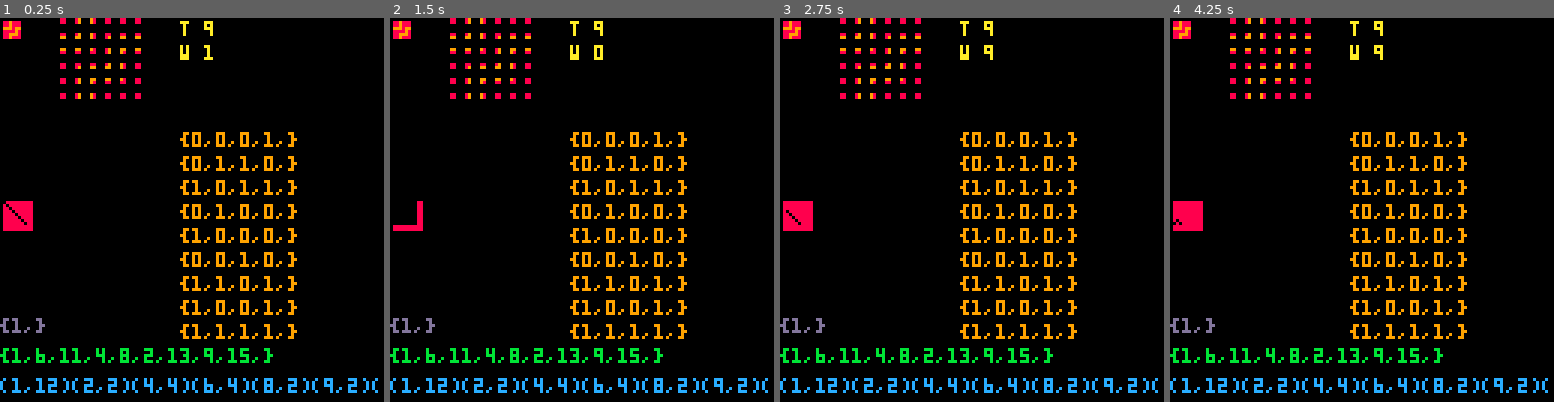
Above: before the commit, frames 1-4 (left to right).
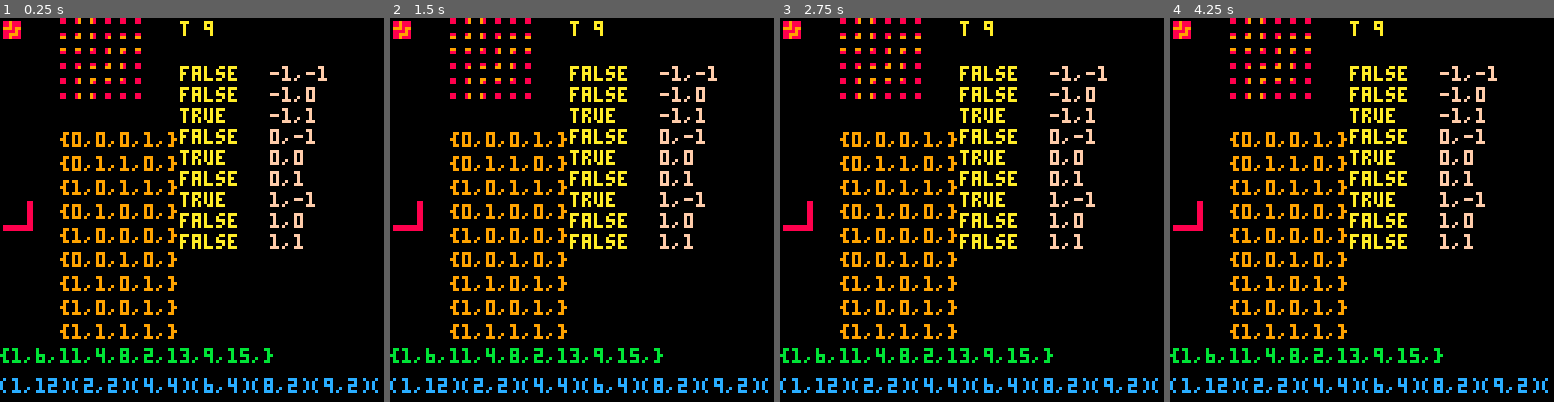
Above: after the commit, the same moments.

Repository: selfsame/carts
Game: PICO-8 cartridge wfc.p8
Two runs of this game, one before a commit and one after it. Both use one fixed random seed, a clock stepped at 60 frames per second and the inputs below.
Inputs:
- Up to frame 1 (0.25 s): no input
- Up to frame 2 (1.5 s): no input
- Up to frame 3 (2.75 s): no input
- Up to frame 4 (4.25 s): no input

The runs differ from the first frame. In frame 1, 11% of the frame differs, in the area x 0-86%, y 7-84%; in frame 2, 10%; in frame 3, 11%; in frame 4, 11%.

Commit message:
fixed agrees fn

Diff:
--- a/wfc.p8
+++ b/wfc.p8
@@ -178,14 +178,15 @@
     end
   end
 
-  local agrees = function(p1,p2,dx,dy)
+  agrees = function(p1,p2,dx,dy) -- this is bad
     local xmin = (dx < 0) and 0 or dx
     local xmax = (dx < 0) and (dx+n) or n
     local ymin = (dy < 0) and 0 or dy
     local ymax = (dy < 0) and (dy+n) or n
+
     for y=ymin,ymax-1 do
       for x=xmin,xmax-1 do
-        if (p1[(x+n*y)+1] != p2[(x-dx+n*(y-dy))+1]) return false
+        if (p1[(x+n*y)] != p2[(x-dx+n*(y-dy))]) return false
       end
     end
     return true
@@ -341,7 +342,7 @@
   end
 
   print("t "..t,60,1,10)
-  print("w "..truecount(wave[2][2]),60,9,10)
+  --print("w "..truecount(wave[2][2]),60,9,10)
 
   for x=1,fmx do
     for y=1,fmy do
@@ -355,11 +356,22 @@
       end
     end
   end
-  print(table_str(propagator[1][1][1]), 0,100,13)
+
+  for i=1,#propagator[2][2] do
+    --print(table_str(propagator[2][2][i]), 60,10+i*7,13)
+  end
+
+  z = 0
+  for x = -1,1 do
+  for y = -1,1 do
+  z += 1
+  print(x..","..y,90,9+(z*7),15)
+  print(agrees({1,1,1,0},{1,1,1,0},x,y),60,9+(z*7),10)
+  end end
   print(pair_str(weights), 0,120,12)
   print(table_str(ordering), 0,110,11)
   for i=1,#patterns do
-    print(table_str(patterns[i]), 60,30+i*8,9)
+    print(table_str(patterns[i]), 20,30+i*8,9)
   end
 
   return patterns[1][1]
